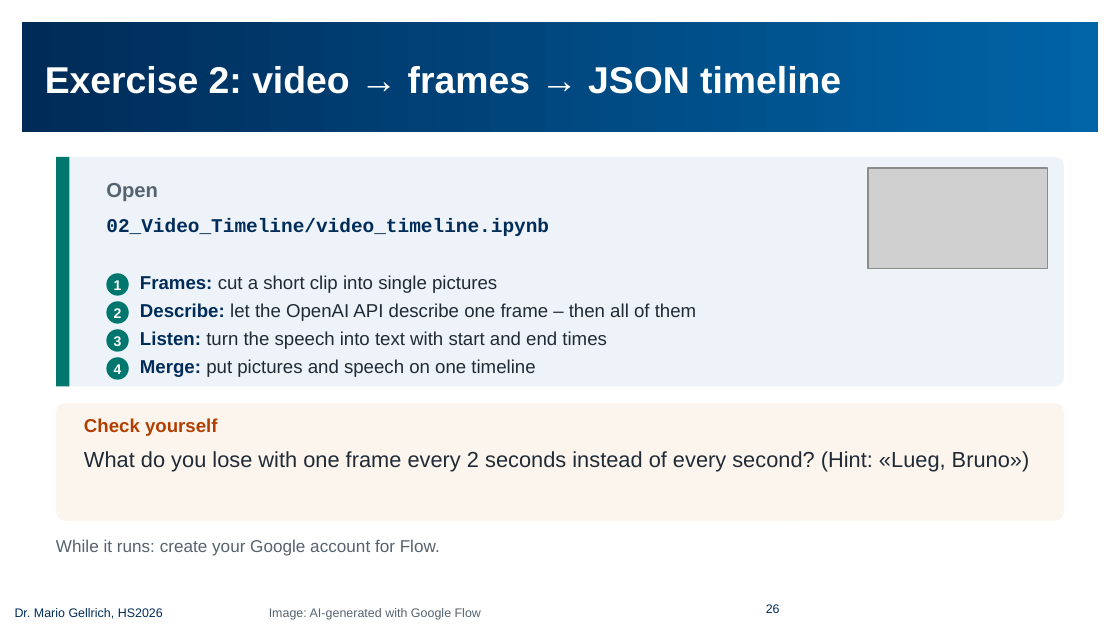
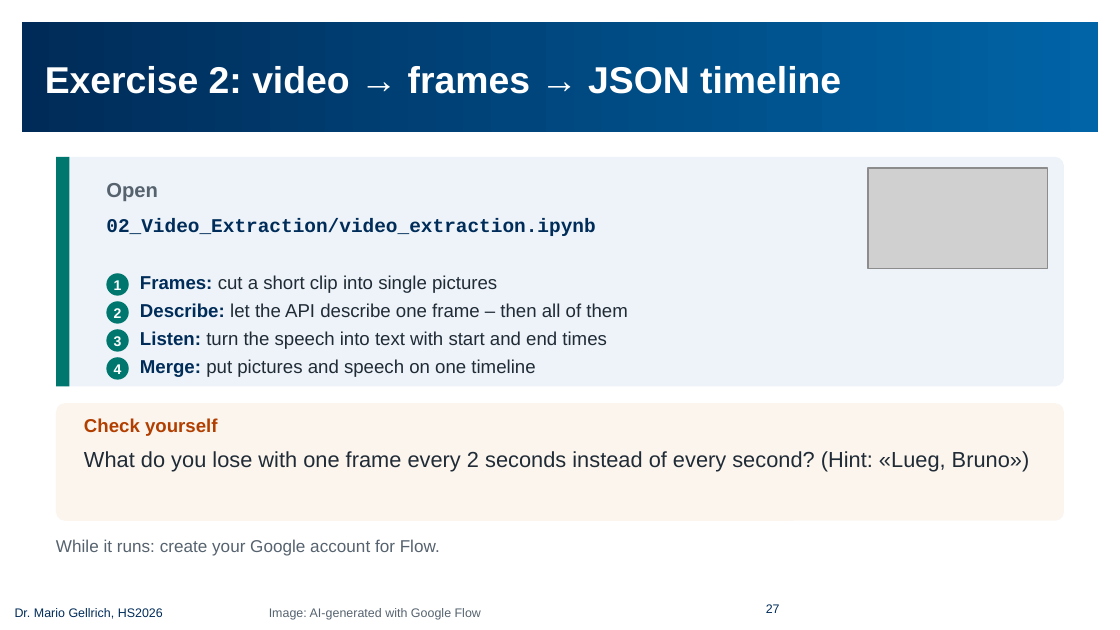
Before and after one commit to mario-gellrich-zhaw/multimodal_extraction_generation, a slide deck: slide 27 of slides/Slides_MSC_Data_Science_Week_13_EN_barrierefrei.pptx (slide 26 before the commit). Drawn at 1120x630 pixels with LibreOffice and Linux fonts; fonts in the diff are those of the drawing; grey boxes stand for pictures; background and template pictures are left out. Boxes give left, top, right and bottom in pixels: in the first picture for what was removed or moved away, otherwise in the second. Text is boxed around its words. In the diff, an @@ line names an element or a change of style, - is before the commit and + after.

```diff
--- a/slides/Slides_MSC_Data_Science_Week_13_EN_barrierefrei.pptx
+++ b/slides/Slides_MSC_Data_Science_Week_13_EN_barrierefrei.pptx
@@ text at [106,218,595,236]: text changed @@
-02_Video_Timeline/video_timeline.ipynb
+02_Video_Extraction/video_extraction.ipynb
@@ text at [140,303,627,317]: text changed @@
-Describe: let the OpenAI API describe one frame – then all of them
+Describe: let the API describe one frame – then all of them
@@ text at [766,604,780,613]: text changed @@
-26
+27
```
Also in this commit, not shown: 56 other slides changed, 1 slide added, 11 other files.
